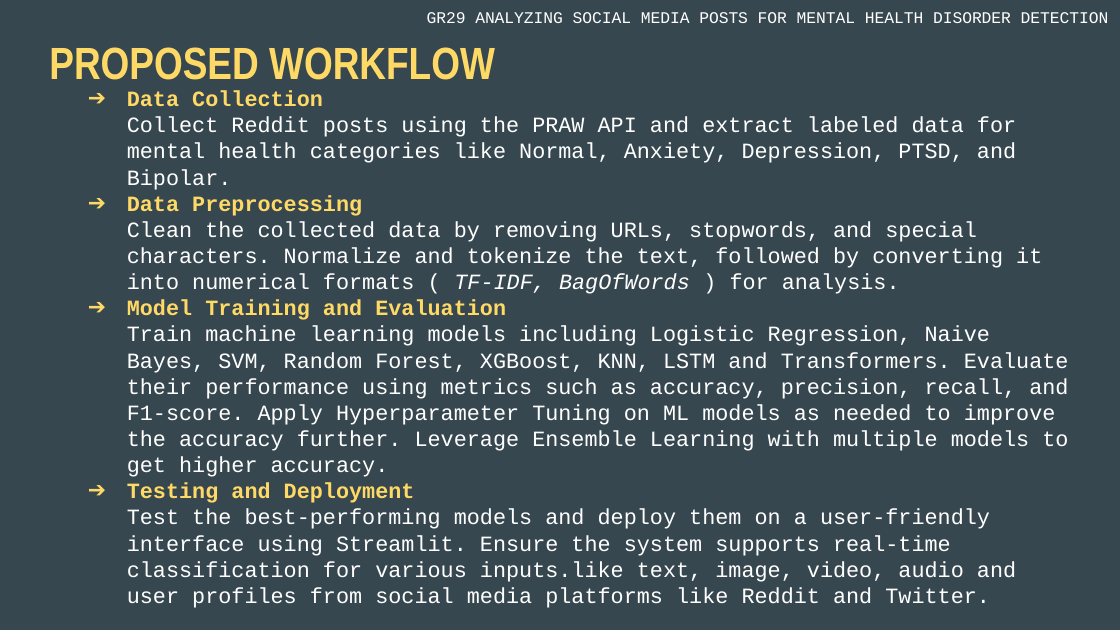
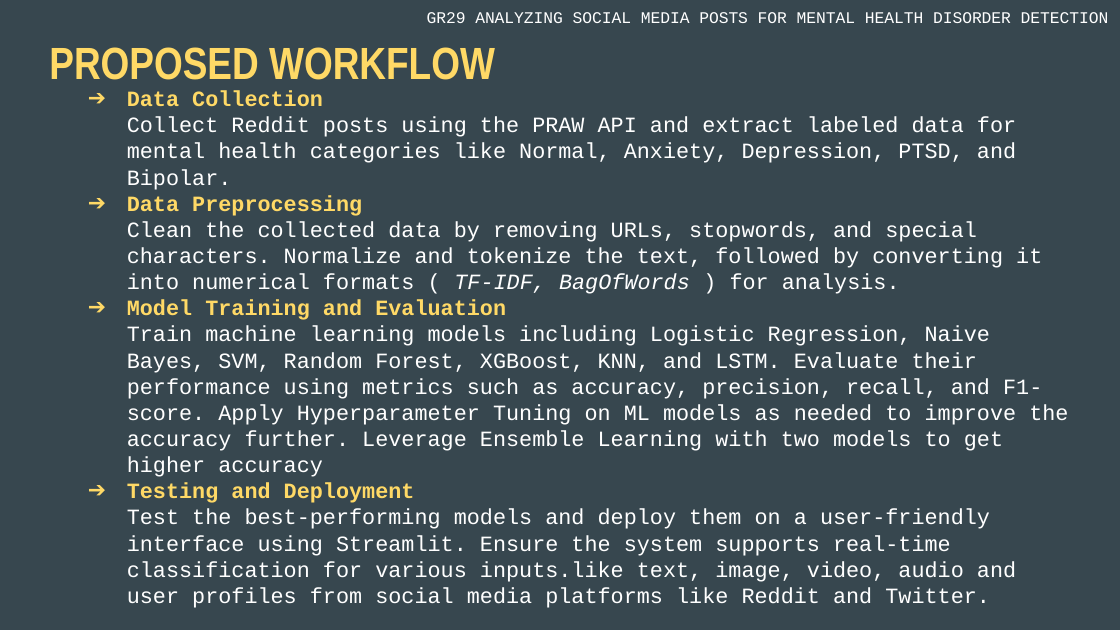
Before and after one commit to arkapg211002/MAFSMBMDDPWI-FYP-2025, a slide deck: slide 9 of OTHER FILES/GR29 ASMPFMHDD SLIDE-DECK.pptx. Drawn at 1120x630 pixels with LibreOffice and Linux fonts; fonts in the diff are those of the drawing. Boxes give left, top, right and bottom in pixels: in the first picture for what was removed or moved away, otherwise in the second. Text is boxed around its words. In the diff, an @@ line names an element or a change of style, - is before the commit and + after.

```diff
--- a/OTHER FILES/GR29 ASMPFMHDD SLIDE-DECK.pptx
+++ b/OTHER FILES/GR29 ASMPFMHDD SLIDE-DECK.pptx
@@ text at [127,300,1068,477]: text changed @@
-➔ Model Training and Evaluation
-  Train machine learning models including Logistic Regression, Naive Bayes, SVM, Random Forest, XGBoost, KNN, LSTM and Transformers. Evaluate their performance using metrics such as accuracy, precision, recall, and F1-score. Apply Hyperparameter Tuning on ML models as needed to improve the accuracy further. Leverage Ensemble Learning with multiple models to get higher accuracy.
+➔ Model Training and Evaluation
+  Train machine learning models including Logistic Regression, Naive Bayes, SVM, Random Forest, XGBoost, KNN, and LSTM. Evaluate their performance using metrics such as accuracy, precision, recall, and F1-score. Apply Hyperparameter Tuning on ML models as needed to improve the accuracy further. Leverage Ensemble Learning with two models to get higher accuracy
```
Also in this commit, not shown: 5 other slides changed, 1 slide removed, 2 other files.
